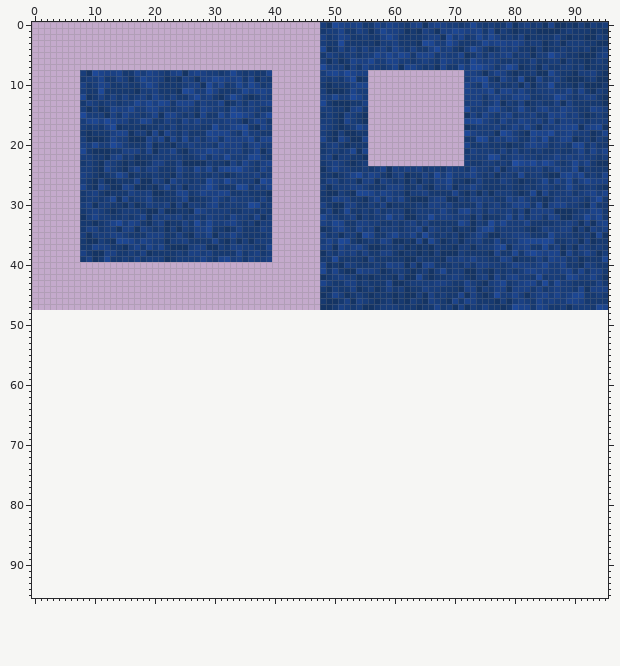
Sprite sheet: assets/images/floor.png. That is the earlier state.
The file is 96x48 pixels. Colours within 5 levels of each other are drawn and written as one. The old version is drawn lined up with the new one, on the new canvas.
And afterwards:
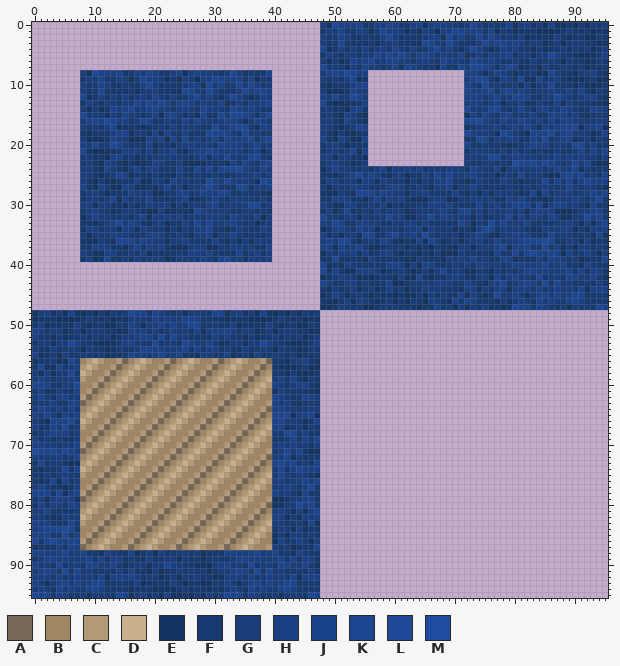
Palette (. is transparent): A #796755  B #a08662  C #b29a75  D #c7b08b  E #143464  F #163970  G #183d7a  H #1a4083  J #1b438b  K #1c4692  L #1d4898  M #1f4ca1
The commit says: Add shadows to walls and wooden floor tiles
Changes in this commit:
canvas 96x48 -> 96x96
y 48: x 0..47 ................................................ -> EGHFGEJEEFEGEGFGLJJFJHFFGEGGGFKJEGHFGEJEEFEGEGFG
y 49: x 0..47 ................................................ -> EFFFEEEEFGFFFEFEGHGFJGHGGJJHFFFFEFFFEEEEFGFFFEFE
y 50: x 0..47 ................................................ -> FHEFFFFHFEFFEEGFJGEGHJGJGHKKFFGFFHEFFFFHFEFFEEGF
y 51: x 0..47 ................................................ -> JHFGGEFGEGGGFFEEHHHFHFGHGGFJEHHHJHFGGEFGEGGGFFEE
y 52: x 0..47 ................................................ -> HFFEGEFFGFGFGEFGGHJJFLFKGGFFFFHFHFFEGEFFGFGFGEFG
y 53: x 0..47 ................................................ -> FGGEGGLHGFFEEEGHJGGFLFGGFKJGGJGEFGGEGGLHGFFEEEGH
y 54: x 0..47 ................................................ -> GFFHFFGGEGFFEFGFFGJJHHGGHJFJFHHFGFFHFFGGEGFFEFGF
y 55: x 0..47 ................................................ -> JEFGEHFFGGFGEFFFJHHGHKGGJFFEHGFFJEFGEHFFGGFGEFFF
y 56: x 0..47 ................................................ -> EFFGEEKGBCDCBBCABCDCBBCABCDCBBCABCDCBBCAFFEGGHFE
y 57: x 0..47 ................................................ -> FLEEJFGHCDCBBCABCDCBBCABCDCBBCABCDCBBCABFEEEFGEE
y 58: x 0..47 ................................................ -> GEHEGGLFDCBBCABCDCBBCABCDCBBCABCDCBBCABCFFEGEEEF
y 59: x 0..47 ................................................ -> GJGFGGHGCBBCABCDCBBCABCDCBBCABCDCBBCABCDGJFJFEGF
y 60: x 0..47 ................................................ -> JJJFFGGLBBCABCDCBBCABCDCBBCABCDCBBCABCDCJGFGHHFE
y 61: x 0..47 ................................................ -> FHEFGFFHBCABCDCBBCABCDCBBCABCDCBBCABCDCBEHFFFFFE
y 62: x 0..47 ................................................ -> GKGFHJGGCABCDCBBCABCDCBBCABCDCBBCABCDCBBJHGFFJHG
y 63: x 0..47 ................................................ -> FGGHFFJHABCDCBBCABCDCBBCABCDCBBCABCDCBBCJGHFEFGF
y 64: x 0..47 ................................................ -> GJHGHFJFBCDCBBCABCDCBBCABCDCBBCABCDCBBCAHHGGFGGG
y 65: x 0..47 ................................................ -> JGKGEHGHCDCBBCABCDCBBCABCDCBBCABCDCBBCABJJKEHJKE
y 66: x 0..47 ................................................ -> GFEKJJLGDCBBCABCDCBBCABCDCBBCABCDCBBCABCHJGGGEFJ
y 67: x 0..47 ................................................ -> HFFJGLFGCBBCABCDCBBCABCDCBBCABCDCBBCABCDJJEFGEGF
y 68: x 0..47 ................................................ -> FFHJHHFGBBCABCDCBBCABCDCBBCABCDCBBCABCDCGFKKFHFF
y 69: x 0..47 ................................................ -> HFGFGFFGBCABCDCBBCABCDCBBCABCDCBBCABCDCBFFGJFJGJ
y 70: x 0..47 ................................................ -> HHGGFGGJCABCDCBBCABCDCBBCABCDCBBCABCDCBBGHGHGGFG
y 71: x 0..47 ................................................ -> MKJLHLJGABCDCBBCABCDCBBCABCDCBBCABCDCBBCFGKGJFEE
y 72: x 0..47 ................................................ -> HGGGHFGJBCDCBBCABCDCBBCABCDCBBCABCDCBBCAGGKEGFFF
y 73: x 0..47 ................................................ -> FKFGGFEECDCBBCABCDCBBCABCDCBBCABCDCBBCABJKHKFGFJ
y 74: x 0..47 ................................................ -> FEFFGKFJDCBBCABCDCBBCABCDCBBCABCDCBBCABCGKFHKHHH
y 75: x 0..47 ................................................ -> FFGFGHGFCBBCABCDCBBCABCDCBBCABCDCBBCABCDGKGFGGFE
y 76: x 0..47 ................................................ -> FEFKEJFGBBCABCDCBBCABCDCBBCABCDCBBCABCDCGHFGHJGJ
y 77: x 0..47 ................................................ -> GJGFFEFHBCABCDCBBCABCDCBBCABCDCBBCABCDCBGGHGFHLF
y 78: x 0..47 ................................................ -> JJJFKEHJCABCDCBBCABCDCBBCABCDCBBCABCDCBBJGGFEJFF
y 79: x 0..47 ................................................ -> FHEHHHHEABCDCBBCABCDCBBCABCDCBBCABCDCBBCEEFGGJJF
y 80: x 0..47 ................................................ -> FJFHHFJHBCDCBBCABCDCBBCABCDCBBCABCDCBBCAEEGGLHKF
y 81: x 0..47 ................................................ -> GGJFFFFGCDCBBCABCDCBBCABCDCBBCABCDCBBCABGHGEHEHJ
y 82: x 0..47 ................................................ -> GGFEFHGGDCBBCABCDCBBCABCDCBBCABCDCBBCABCHHEGEHGH
y 83: x 0..47 ................................................ -> HHHFFFKGCBBCABCDCBBCABCDCBBCABCDCBBCABCDGGFFGEKE
y 84: x 0..47 ................................................ -> GJKKKLKFBBCABCDCBBCABCDCBBCABCDCBBCABCDCFGGEHEFF
y 85: x 0..47 ................................................ -> HHJFFKFHBCABCDCBBCABCDCBBCABCDCBBCABCDCBEGEHGFGF
y 86: x 0..47 ................................................ -> KFJLJHJJCABCDCBBCABCDCBBCABCDCBBCABCDCBBEJFGJGEG
y 87: x 0..47 ................................................ -> EFFFHFJHABCDCBBCABCDCBBCABCDCBBCABCDCBBCHFGEFFFK
y 88: x 0..47 ................................................ -> JHHGHKGGJFFEHGFFJEFGEHFFGGFGEFFFJHHGHKGGJFFEHGFF
y 89: x 0..47 ................................................ -> FGJJHHGGHJFJFHHFGFFHFFGGEGFFEFGFFGJJHHGGHJFJFHHF
y 90: x 0..47 ................................................ -> JGGFLFGGFKJGGJGEFGGEGGLHGFFEEEGHJGGFLFGGFKJGGJGE
y 91: x 0..47 ................................................ -> GHJJFLFKGGFFFFHFHFFEGEFFGFGFGEFGGHJJFLFKGGFFFFHF
y 92: x 0..47 ................................................ -> HHHFHFGHGGFJEHHHJHFGGEFGEGGGFFEEHHHFHFGHGGFJEHHH
y 93: x 0..47 ................................................ -> JGEGHJGJGHKKFFGFFHEFFFFHFEFFEEGFJGEGHJGJGHKKFFGF
y 94: x 0..47 ................................................ -> GHGFJGHGGJJHFFFFEFFFEEEEFGFFFEFEGHGFJGHGGJJHFFFF
y 95: x 0..47 ................................................ -> LJJFJHFFGEGGGFKJEGHFGEJEEFEGEGFGLJJFJHFFGEGGGFKJ
Boxes around the changes in both pictures, in picture pixels (x1, y1, x2, y2):
added: (32, 310, 320, 598)
